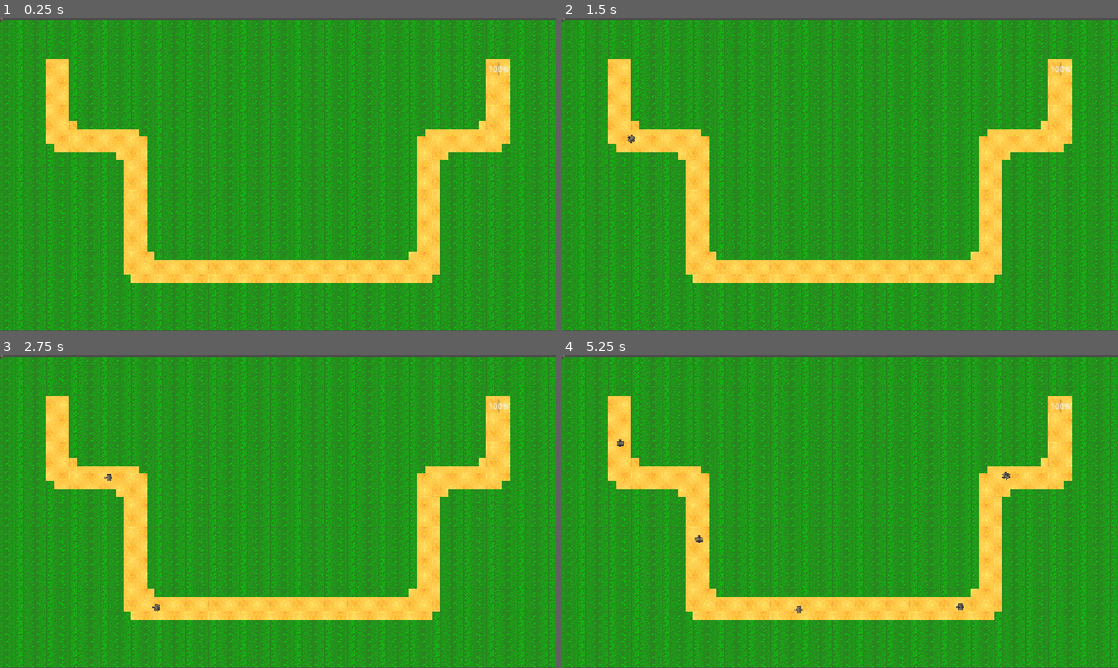
Above: before the commit, frames 1-4 (two rows, left to right).
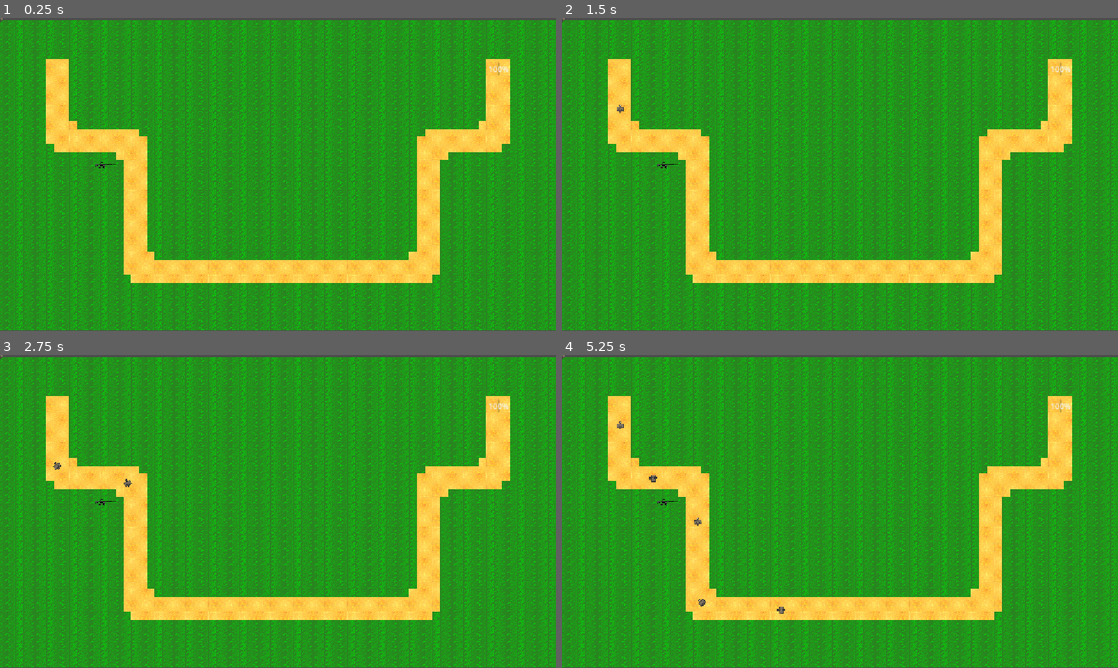
Above: after the commit, the same moments.

Repository: Teii228/gamejam26
Game: Godot game, scene res://main.tscn
Two runs of this game, one before a commit and one after it. Both use one fixed random seed, a clock stepped at 60 frames per second and the inputs below.
Inputs:
- Up to frame 1 (0.25 s): no input
- Up to frame 2 (1.5 s): tap Enter at 0.5 s; tap Space at 1.25 s
- Up to frame 3 (2.75 s): no input
- Up to frame 4 (5.25 s): no input

The runs differ from the first frame. In frame 1, less than 0.1% of the frame differs, in the area x 17-21%, y 46-49%; in frame 2, less than 0.1%; in frame 3, 0.1%; in frame 4, 0.3%, in the area x 9-81%, y 21-83%.

Commit message:
De finns lite olika grejer

Diff:
--- /dev/null
+++ b/ar_15.gd
@@ -0,0 +1,54 @@
+extends Node2D
+
+@export var damage: float = 20.0
+
+var enemies_in_range: Array = []
+var current_target: Node2D = null
+
+func _ready() -> void:
+	print("--- TORNET ÄR LADDAT OCH I GÅNG ---")
+
+func _process(_delta: float) -> void:
+	update_target()
+
+	if is_instance_valid(current_target):
+		look_at(current_target.global_position)
+
+func update_target() -> void:
+	enemies_in_range = enemies_in_range.filter(func(e): return is_instance_valid(e))
+
+	if enemies_in_range.size() > 0:
+		current_target = enemies_in_range[0]
+	else:
+		current_target = null
+
+func _get_enemy_node(body: Node2D) -> Node2D:
+	if body.has_method("take_damage"):
+		return body
+	elif body.get_parent() and body.get_parent().has_method("take_damage"):
+		return body.get_parent()
+	return null
+
+func _on_range_area_body_entered(body: Node2D) -> void:
+	print("UGGLAN SER NÅGOT: ", body.name)
+	var enemy = _get_enemy_node(body)
+	if enemy:
+		print("Det var en giltig fiende!")
+		if not enemies_in_range.has(enemy):
+			enemies_in_range.append(enemy)
+	else:
+		print("Något gick in i cirkeln, men den har ingen take_damage()-funktion!")
+
+func _on_range_area_body_exited(body: Node2D) -> void:
+	print("NÅGOT LÄMNADE CIRKELN: ", body.name)
+	var enemy = _get_enemy_node(body)
+	if enemy and enemies_in_range.has(enemy):
+		enemies_in_range.erase(enemy)
+
+func _on_shoot_timer_timeout() -> void:
+	if is_instance_valid(current_target):
+		print("PANG! Skjuter på: ", current_target.name)
+		if current_target.has_method("take_damage"):
+			current_target.take_damage(damage)
+	else:
+		print("Timern slår, men har inget mål ännu...")
--- /dev/null
+++ b/ar_15.tscn
@@ -0,0 +1,28 @@
+[gd_scene format=3 uid="uid://dh0w7lkjy265j"]
+
+[ext_resource type="Script" uid="uid://bmq13nptelrer" path="res://ar_15.gd" id="1_vqna8"]
+[ext_resource type="Texture2D" uid="uid://dy0ly1igyim4" path="res://weapon/AR-15.png" id="2_wtdya"]
+
+[sub_resource type="CircleShape2D" id="CircleShape2D_1b6mr"]
+radius = 112.44554
+
+[node name="AR-15" type="Node2D" unique_id=1339760420]
+script = ExtResource("1_vqna8")
+
+[node name="Sprite2D" type="Sprite2D" parent="." unique_id=1452471640]
+position = Vector2(-157.00002, -5)
+scale = Vector2(0.116383806, 0.12693287)
+texture = ExtResource("2_wtdya")
+
+[node name="RangeArea" type="Area2D" parent="." unique_id=1161494951]
+
+[node name="CollisionShape2D" type="CollisionShape2D" parent="RangeArea" unique_id=368868811]
+position = Vector2(-157, -5)
+shape = SubResource("CircleShape2D_1b6mr")
+
+[node name="ShootTimer" type="Timer" parent="." unique_id=1440495361]
+autostart = true
+
+[connection signal="body_entered" from="RangeArea" to="." method="_on_range_area_body_entered"]
+[connection signal="body_exited" from="RangeArea" to="." method="_on_range_area_body_exited"]
+[connection signal="timeout" from="ShootTimer" to="." method="_on_shoot_timer_timeout"]
--- a/bot1.tscn
+++ b/bot1.tscn
@@ -6,7 +6,6 @@
 size = Vector2(15, 17)
 
 [node name="RigidBody2D" type="RigidBody2D" unique_id=763990547]
-rotation = -1.5585439
 freeze = true
 
 [node name="BotEmojiTransparentSolo1" type="Sprite2D" parent="." unique_id=1045751249]
--- a/map1.tscn
+++ b/map1.tscn
@@ -6,6 +6,7 @@
 [ext_resource type="Script" uid="uid://crk2shyxbrd1r" path="res://path_2d.gd" id="2_flm4b"]
 [ext_resource type="Texture2D" uid="uid://boqfyl7gh4xhg" path="res://bot_emoji_transparent_solo1.png" id="2_ibjaa"]
 [ext_resource type="PackedScene" uid="uid://gwy00msm4b3g" path="res://bot1.tscn" id="3_flm4b"]
+[ext_resource type="PackedScene" uid="uid://dh0w7lkjy265j" path="res://ar_15.tscn" id="7_gtvy4"]
 
 [sub_resource type="Curve2D" id="Curve2D_1b6mr"]
 _data = {
@@ -62,4 +63,6 @@
 
 [node name="RigidBody2D2" parent="." unique_id=763990547 instance=ExtResource("3_flm4b")]
 position = Vector2(0, -5)
-rotation = 0.0
+
+[node name="AR-15" parent="." unique_id=1339760420 instance=ExtResource("7_gtvy4")]
+position = Vector2(375, 306)
--- a/path_follow_2d.gd
+++ b/path_follow_2d.gd
@@ -1,22 +1,38 @@
 extends PathFollow2D
 
-@export var speed: float = 0.2
+@export var speed: float = 0.1
 @export var damage_to_base: float = 10.0
 
+# --- HÄLSO-SYSTEM (Utan UI) ---
+@export var max_hp: float = 50.0
+var current_hp: float
+
+func _ready() -> void:
+	current_hp = max_hp
+
 func _process(delta: float) -> void:
-	# Om den inte är barn till en Path2D ännu, gör ingenting denna frame
-	if not get_parent() is Path2D:
-		return
-
+	# Flytta fienden framåt
 	progress_ratio += delta * speed
 
+	# När fienden nått slutet av banan
 	if progress_ratio >= 0.99:
 		var current = get_tree().current_scene
 
-	# Kolla om funktionen finns på rotnoden ELLER på barnet Map1
 		if current.has_method("take_base_damage"):
 			current.take_base_damage(damage_to_base)
 		elif current.has_node("Map1") and current.get_node("Map1").has_method("take_base_damage"):
 			current.get_node("Map1").take_base_damage(damage_to_base)
 
 		queue_free()
+
+# --- FUNKTION FÖR ATT TA SKADA FRÅN TORN ---
+func take_damage(amount: float) -> void:
+	current_hp -= amount
+	print("Fiende tog ", amount, " skada! Kvarvarande HP: ", current_hp)
+
+	if current_hp <= 0:
+		die()
+
+func die() -> void:
+	# Radera fienden när HP når 0
+	queue_free()
Not shown, added: ar_15.gd.uid
Binary file added: weapon/AR-15.png
Not shown, added: weapon/AR-15.png.import
